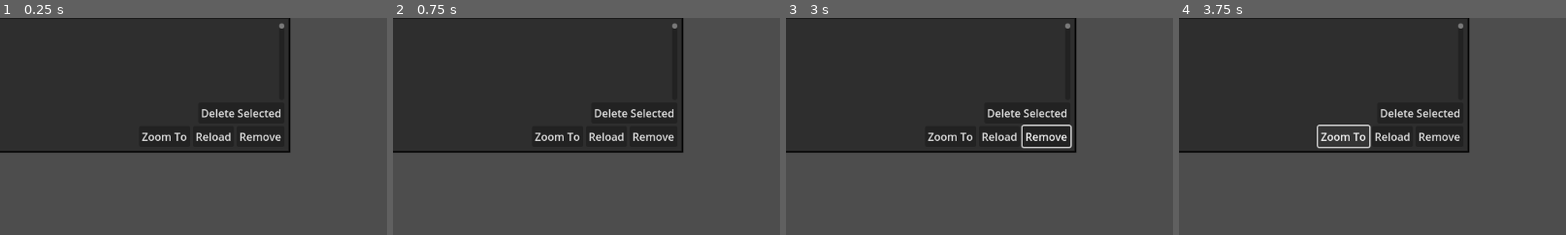
Above: before the commit, frames 1-4 (left to right).
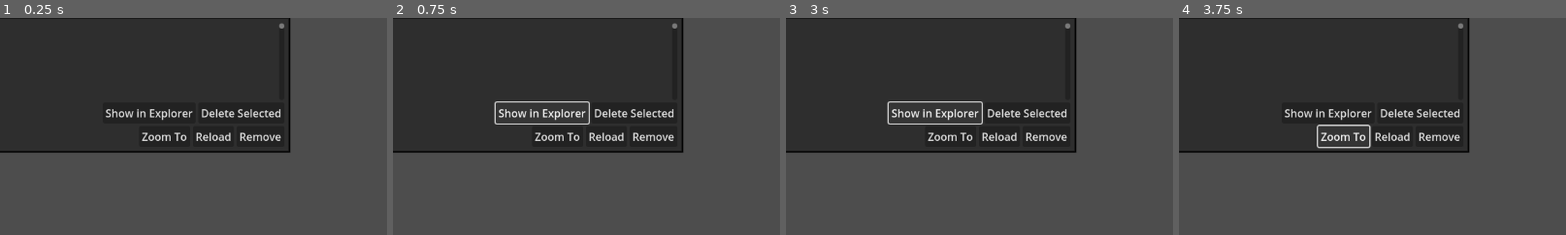
Above: after the commit, the same moments.

Repository: PiOverFour/filesize-graph
Game: Godot game, scene res://ImageSequence.tscn
Two runs of this game, one before a commit and one after it. Both use one fixed random seed, a clock stepped at 60 frames per second and the inputs below. This scene is started directly instead of the project's main scene.
Inputs (mouse positions are % of the whole screen's width and height, from its top left):
- Up to frame 1 (0.25 s): no input
- Up to frame 2 (0.75 s): click (25, 22) at 0.5 s, where only the run after the commit has a clickable "Show in Explorer"
- Up to frame 3 (3 s): click "Zoom To" at 1.25 s; click "Remove" at 2 s; click (25, 22) at 2.75 s, where only the run after the commit has a clickable "Show in Explorer"
- Up to frame 4 (3.75 s): click "Zoom To" at 3.5 s
The pictures show only the part of the screen within x 6-56%, y 0-50%; the shares and areas given below are measured in that part.

The runs differ from the first frame. In frame 1, 0.4% of the frame differs, in the area x 27-50%, y 41-48%; in frame 2, 0.9%; in frame 3, 1.3%, in the area x 26-74%, y 38-61%; in frame 4, 0.4%.
Error before the commit: Invalid type in function 'draw_polyline' in base 'PanelContainer (ImageSequence.gd)'. Cannot convert argument 2 from Nil to Color. (res://ImageSequence.gd:138)
Error after the commit: Invalid type in function 'draw_polyline' in base 'PanelContainer (ImageSequence.gd)'. Cannot convert argument 2 from Nil to Color. (res://ImageSequence.gd:142)

Commit message:
Add Show in Explorer button

Diff:
--- a/ImageSequence.gd
+++ b/ImageSequence.gd
@@ -114,6 +114,10 @@
     main_node.get_node("ConfirmDeleteDialog").popup()
 
 
+func _on_ShowInExplorerButton_pressed():
+    OS.shell_open("file://" + main_sequence.seqpath.get_base_dir())
+
+
 func _on_ReloadButton_pressed():
     main_sequence.reload()
 
--- a/ImageSequence.tscn
+++ b/ImageSequence.tscn
@@ -46,6 +46,11 @@
 layout_mode = 2
 alignment = 2
 
+[node name="ShowInExplorerButton" type="Button" parent="MarginContainer/VBoxContainer/VBoxContainer/ButtonContainer2"]
+layout_mode = 2
+size_flags_horizontal = 0
+text = "Show in Explorer"
+
 [node name="DeleteSelectedButton" type="Button" parent="MarginContainer/VBoxContainer/VBoxContainer/ButtonContainer2"]
 layout_mode = 2
 size_flags_horizontal = 0
@@ -72,6 +77,7 @@
 
 [connection signal="sort_children" from="MarginContainer/VBoxContainer/ScrollContainer/ImageContainer" to="MarginContainer/VBoxContainer/ScrollContainer/ImageContainer" method="_on_ImageContainer_sort_children"]
 [connection signal="value_changed" from="MarginContainer/VBoxContainer/ScrollContainer/VScrollBar" to="MarginContainer/VBoxContainer/ScrollContainer/ImageContainer" method="_on_VScrollBar_value_changed"]
+[connection signal="pressed" from="MarginContainer/VBoxContainer/VBoxContainer/ButtonContainer2/ShowInExplorerButton" to="." method="_on_ShowInExplorerButton_pressed"]
 [connection signal="pressed" from="MarginContainer/VBoxContainer/VBoxContainer/ButtonContainer2/DeleteSelectedButton" to="." method="_on_DeleteSelectedButton_pressed"]
 [connection signal="pressed" from="MarginContainer/VBoxContainer/VBoxContainer/ButtonContainer/ZoomToButton" to="." method="_on_ZoomToButton_pressed"]
 [connection signal="pressed" from="MarginContainer/VBoxContainer/VBoxContainer/ButtonContainer/ReloadButton2" to="." method="_on_ReloadButton_pressed"]
--- a/Main.gd
+++ b/Main.gd
@@ -64,6 +64,7 @@
     var graph_node
     var sequences_container_node
     var curve
+    var seqpath
 
     var images = []
     var min_size
@@ -252,6 +253,7 @@
         var frames = filepaths[1]
         frames = Array(frames)  # Make sortable (?)
         frames.sort_custom(image_sort)
+        self.seqpath = pattern
 
         # Create sequence
         var size
